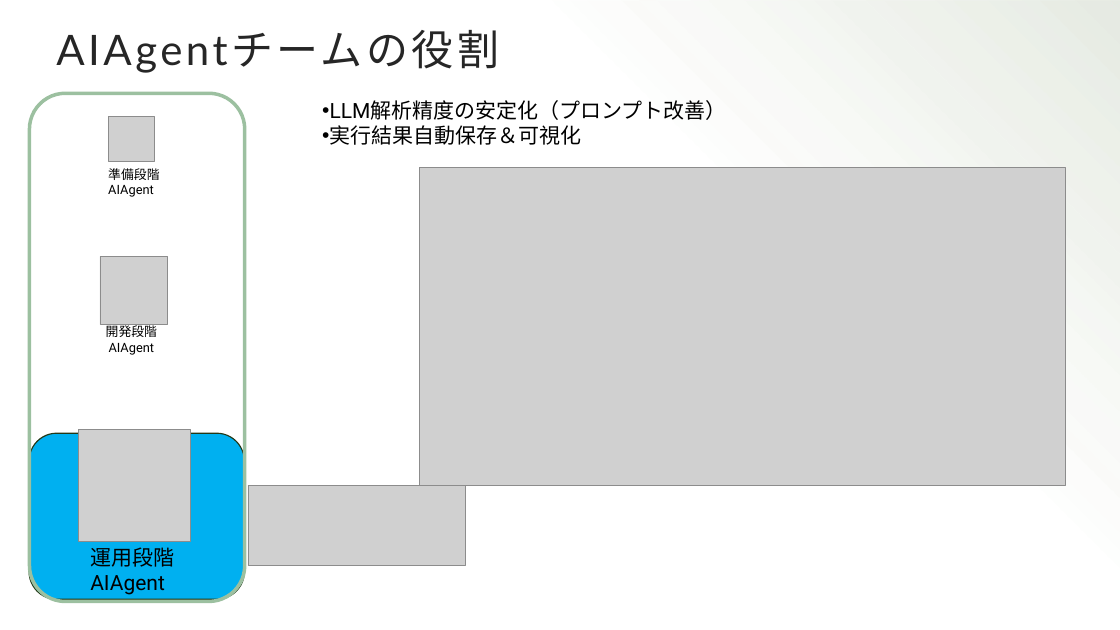
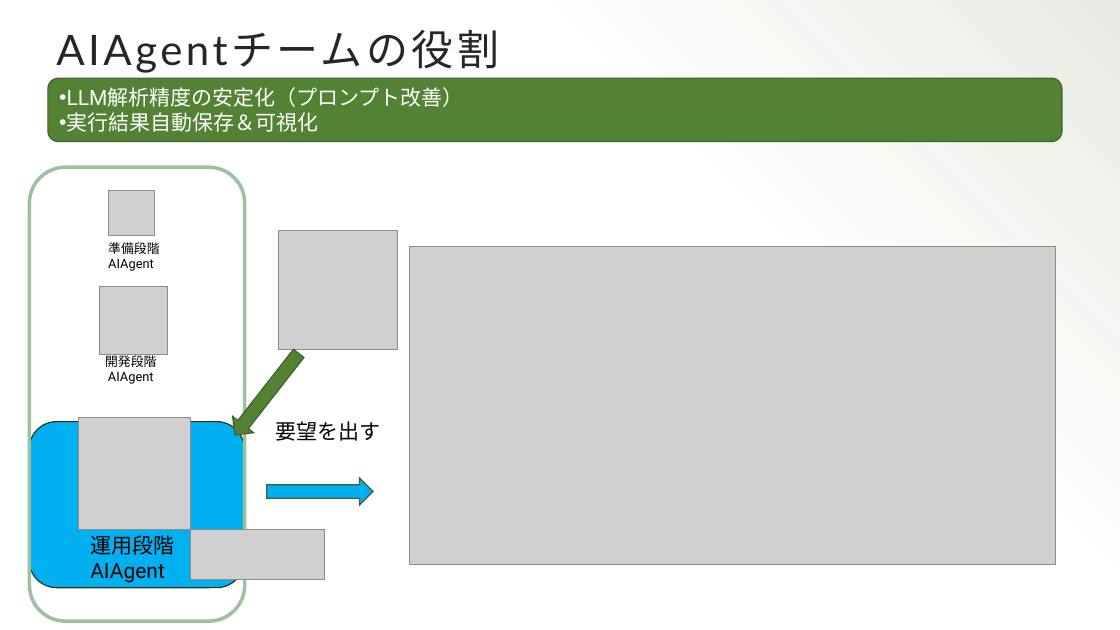
Before and after one commit to Guan21/newAIcheck, a slide deck: slide 14 of 独自でAIサービスのハンズオン環境を立ち上げる.pptx. Drawn at 1120x630 pixels with LibreOffice and Linux fonts; fonts in the diff are those of the drawing; grey boxes stand for pictures. Boxes give left, top, right and bottom in pixels: in the first picture for what was removed or moved away, otherwise in the second. Text is boxed around its words. In the diff, an @@ line names an element or a change of style, - is before the commit and + after.

```diff
--- a/独自でAIサービスのハンズオン環境を立ち上げる.pptx
+++ b/独自でAIサービスのハンズオン環境を立ち上げる.pptx
@@ rounded rectangle "LLM解析精度の安定化（プロンプト改善）": place and size @@
-rounded rectangle "LLM解析精度の安定化（プロンプト改善）" at [330, 100, 727, 145]
+rounded rectangle "LLM解析精度の安定化（プロンプト改善）" at [48, 78, 1062, 142]
@@ rounded rectangle "LLM解析精度の安定化（プロンプト改善）" at [48, 78, 1062, 142]: text colour #000000 to #FFFFFF; vertical alignment top to middle; fill none to #548235; outline none to #3F6128 1 pt @@
@@ rounded rectangle: place and size @@
-rounded rectangle at [30, 93, 245, 601]
+rounded rectangle at [29, 167, 245, 621]
@@ picture: place and size @@
-picture at [109, 116, 155, 161]
+picture at [109, 190, 155, 235]
@@ text "準備段階": place and size @@
-text "準備段階" at [108, 168, 159, 197]
+text "準備段階" at [108, 242, 159, 271]
@@ picture added at [278, 230, 397, 350] @@
@@ picture: place and size @@
-picture at [419, 168, 1066, 486]
+picture at [409, 247, 1056, 565]
@@ picture: place and size @@
-picture at [100, 256, 168, 324]
+picture at [99, 287, 167, 355]
@@ text "開発段階AIAgent": place and size @@
-text "開発段階AIAgent" at [106, 324, 157, 355]
+text "開発段階AIAgent" at [105, 354, 156, 384]
@@ left arrow added at [224, 345, 309, 443], fill #548235, outline #3F6128 1 pt @@
@@ 1 picture, 1 text, 1 rounded rectangle: place and size @@
-1 picture, 1 text, 1 rounded rectangle at [29, 429, 245, 600]
+1 picture, 1 text, 1 rounded rectangle at [29, 418, 245, 588]
@@ text added at [275, 421, 380, 441], 18 pt, text #000000 @@
+要望を出す
@@ left arrow added at [267, 478, 373, 505], fill #00B0F0, outline #3F6128 1 pt @@
@@ picture: place and size @@
-picture at [248, 486, 465, 566]
+picture at [191, 529, 325, 579]
```
Also in this commit, not shown: 5 other slides changed, 1 slide added, 2 slides removed.
